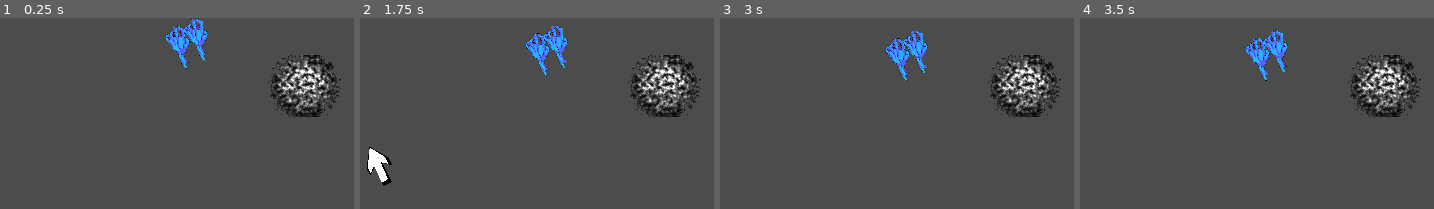
Above: before the commit, frames 1-4 (left to right).
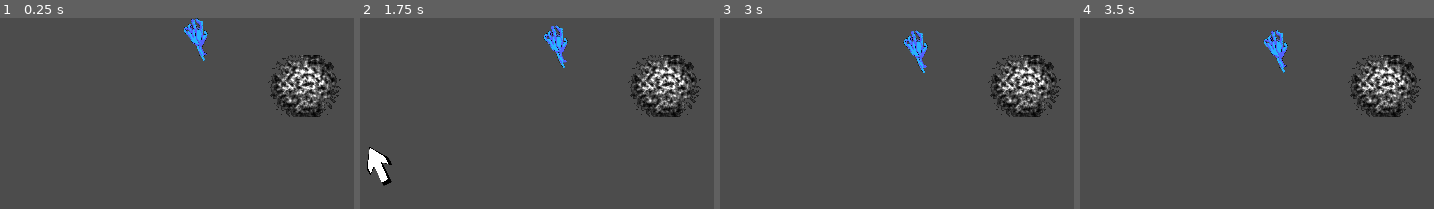
Above: after the commit, the same moments.

Repository: yimmit303/Creepy_Clown_Carnival
Game: Godot game, scene res://Minigames/Coin Game/CoinGameScene.tscn
The game is run twice, just before and just after one commit, with the same random seed, the same clock (stepped at 60 frames per second) and the same inputs. This scene is started directly instead of the project's main scene.
Inputs (mouse positions are % of the whole screen's width and height, from its top left):
- Up to frame 1 (0.25 s): no input
- Up to frame 2 (1.75 s): tap Enter at 0.5 s; move the mouse to (69, 49) at 0.52 s; hold D (move_right) 0.53-1.28 s; tap E (select) at 0.6, 1.35 s; click (69, 49) at 0.67 s; tap Space (move_jump) at 0.77, 1.52 s; move the mouse to (27, 65) at 1.27 s; hold S (move_back) from 1.28 s (still down)
- Up to frame 3 (3 s): move the mouse to (61, 33) at 2.02 s; release S (move_back) at 2.03 s; hold D (move_right) 2.03-2.78 s; tap E (select) at 2.1, 2.85 s; tap Space (move_jump) at 2.75 s; move the mouse to (44, 82) at 2.77 s; hold W (move_forward) from 2.78 s (still down); click (44, 82) at 2.92 s
- Up to frame 4 (3.5 s): keep holding W (move_forward); tap Space (move_jump) at 3.02 s
The pictures show only the part of the screen within x 26-76%, y 31-81%; the shares and areas given below are measured in that part.

The runs differ from the first frame. In frame 1, 0.7% of the frame differs, in the area x 46-54%, y 4-27%; in frame 2, 0.7%; in frame 3, 0.7%; in frame 4, 0.7%.
Error in both runs: Invalid type in function 'set_global_position' in base 'KinematicBody2D'. Cannot convert argument 1 from Nil to Vector2. (res://Minigames/Coin)

Commit message:
fINALLY worked out bugs in coin mini game

Diff:
--- a/Minigames/Coin Game/CoinGameScene.tscn
+++ b/Minigames/Coin Game/CoinGameScene.tscn
@@ -1,9 +1,10 @@
-[gd_scene load_steps=8 format=2]
+[gd_scene load_steps=9 format=2]
 
 [ext_resource path="res://Minigames/Coin Game/Scripts/PickAndGrab.gd" type="Script" id=1]
 [ext_resource path="res://Minigames/Coin Game/Materials/MousePointer.png" type="Texture" id=2]
 [ext_resource path="res://Minigames/Coin Game/Prefabs/Evilhand2.tscn" type="PackedScene" id=3]
 [ext_resource path="res://Minigames/Coin Game/Prefabs/DustBunny.tscn" type="PackedScene" id=4]
+[ext_resource path="res://Minigames/Coin Game/Prefabs/Coin.tscn" type="PackedScene" id=5]
 [ext_resource path="res://Minigames/Coin Game/Scripts/ItemSpawner.gd" type="Script" id=8]
 
 [sub_resource type="RectangleShape2D" id=1]
@@ -56,6 +57,10 @@
 shape = SubResource( 1 )
 
 [node name="Evilhand2" parent="." instance=ExtResource( 3 )]
+
+[node name="Coin" parent="." instance=ExtResource( 5 )]
+visible = false
+active = false
 
 [node name="Walls" type="Node2D" parent="."]
 
@@ -134,7 +139,9 @@
 rotation = -1.5708
 shape = SubResource( 2 )
 
+[connection signal="addOneToPlayerCoins" from="ItemSpawner" to="PlayerNode" method="_on_ItemSpawner_addOneToPlayerCoins"]
 [connection signal="spanwedCoin" from="ItemSpawner" to="Evilhand2" method="_on_ItemSpawner_spanwedCoin"]
 [connection signal="spawnCoin" from="DustBunny_Spawnable" to="ItemSpawner" method="_on_DustBunny_Spawnable_spawnCoin"]
+[connection signal="deadHand" from="Evilhand2" to="PlayerNode" method="_on_Evilhand2_deadHand"]
 [connection signal="deadHand" from="Evilhand2" to="ItemSpawner" method="_on_Evilhand2_deadHand"]
-[connection signal="deadHand" from="Evilhand2" to="PlayerNode" method="_on_Evilhand2_deadHand"]
+[connection signal="coinUpForGrabs" from="Coin" to="ItemSpawner" method="_on_Coin_coinUpForGrabs"]
--- a/Minigames/Coin Game/Prefabs/Coin.tscn
+++ b/Minigames/Coin Game/Prefabs/Coin.tscn
@@ -1,8 +1,9 @@
-[gd_scene load_steps=5 format=2]
+[gd_scene load_steps=6 format=2]
 
 [ext_resource path="res://Minigames/Coin Game/Scripts/CoinBounce.gd" type="Script" id=1]
 [ext_resource path="res://Minigames/Coin Game/Materials/MarioCoin.png" type="Texture" id=2]
 [ext_resource path="res://Minigames/Timer.tscn" type="PackedScene" id=3]
+[ext_resource path="res://Minigames/Coin Game/Scripts/Coin_send_signal.gd" type="Script" id=4]
 
 [sub_resource type="CircleShape2D" id=1]
 radius = 55.8271
@@ -11,6 +12,7 @@
 "Coin",
 ]]
 position = Vector2( 871.92, 406.945 )
+script = ExtResource( 4 )
 
 [node name="CoinKinematicBody" type="KinematicBody2D" parent="." groups=[
 "Coin",
@@ -30,7 +32,9 @@
 scale = Vector2( 0.8, 0.8 )
 shape = SubResource( 1 )
 
-[node name="Timer" parent="." instance=ExtResource( 3 )]
+[node name="Timer" parent="CoinKinematicBody" instance=ExtResource( 3 )]
+position = Vector2( -30, -40 )
 
+[connection signal="coinGone" from="CoinKinematicBody" to="." method="_on_CoinKinematicBody_coinGone"]
 [connection signal="mouse_entered" from="CoinKinematicBody" to="CoinKinematicBody" method="_on_CoinKinematicBody_mouse_entered"]
-[connection signal="time_out" from="Timer" to="CoinKinematicBody" method="_on_Timer_time_out"]
+[connection signal="time_out" from="CoinKinematicBody/Timer" to="CoinKinematicBody" method="_on_Timer_time_out"]
--- a/Minigames/Coin Game/Scripts/CoinBounce.gd
+++ b/Minigames/Coin Game/Scripts/CoinBounce.gd
@@ -7,7 +7,7 @@
 
 export var velocity = Vector2(20, -800)
 export var gravity = 500
-export var decay = 0.99
+export var decay = 1
 
 var humanScore = 0
 var evilScore = 0
@@ -15,42 +15,45 @@
 var humanTouch = 0
 var evilTouch = 0
 
-signal playerTouch
-signal enemyTouch
-
+#signal playerTouch
+#signal enemyTouch
+signal coinGone
 
 # Called when the node enters the scene tree for the first time.
 func _ready():
+	if(get_parent().active):
+		$Timer.counting = true
+		$Timer.time_left = 10
 	pass
 
 func _physics_process(delta):
-	var collision_info = move_and_collide(velocity * delta)
-	#var collision_info = move_and_slide (velocity * delta)
+	if(get_parent().active):
+		var collision_info = move_and_collide(velocity * delta)
+		#var collision_info = move_and_slide (velocity * delta)
 
-	if(collision_info):
-		velocity = velocity.bounce(collision_info.normal) * decay
+		if(collision_info):
+			velocity = velocity.bounce(collision_info.normal) * decay
 
-	if(collision_info and collision_info.collider.is_in_group("Player")):
-		#print(collision_info.collider.name)
-		#print(velocity.length())
-		humanTouch += 1
-		if(velocity.length() <= 900):
-			velocity *= 1.1
-	if(collision_info and collision_info.collider.is_in_group("Enemy")):
-		#print(collision_info.collider.name)
-		#print(velocity.length())
-		evilTouch += 1
-		if(velocity.length() <= 1000):
-			velocity *= 2.0
+		if(collision_info and collision_info.collider.is_in_group("Player")):
+			#print(collision_info.collider.name)
+			#print(velocity.length())
+			humanTouch += 1
+			if(velocity.length() <= 900):
+				velocity *= 1.1
+		if(collision_info and collision_info.collider.is_in_group("Enemy")):
+			#print(collision_info.collider.name)
+			#print(velocity.length())
+			evilTouch += 1
+			if(velocity.length() <= 1000):
+				velocity *= 2.0
 
-	velocity += Vector2(0, 1) * gravity * delta
-# Called every frame. 'delta' is the elapsed time since the previous frame.
-#func _process(delta):
-#	pass
+		velocity += Vector2(0, 1) * gravity * delta
+	# Called every frame. 'delta' is the elapsed time since the previous frame.
+	#func _process(delta):
+	#	pass
 
 
 func _on_Timer_time_out():
-	if(evilTouch < humanTouch):
-		var player = get_tree().get_root().get_node("PlayerNode")
-		player.coins += 1
-	queue_free()
+	print("time's up")
+	$Timer.counting = false
+	emit_signal("coinGone", evilTouch < humanTouch, get_path())
--- /dev/null
+++ b/Minigames/Coin Game/Scripts/Coin_send_signal.gd
@@ -0,0 +1,24 @@
+extends Node2D
+
+
+# Declare member variables here. Examples:
+# var a = 2
+# var b = "text"
+
+export var active = true
+
+signal coinUpForGrabs
+
+# Called when the node enters the scene tree for the first time.
+func _ready():
+	pass # Replace with function body.
+
+
+# Called every frame. 'delta' is the elapsed time since the previous frame.
+#func _process(delta):
+#	pass
+
+
+func _on_CoinKinematicBody_coinGone(winner, path):
+	print("send onward")
+	emit_signal("coinUpForGrabs", winner, path)
--- a/Minigames/Coin Game/Scripts/EnemyPickAndGrab.gd
+++ b/Minigames/Coin Game/Scripts/EnemyPickAndGrab.gd
@@ -69,7 +69,7 @@
 		#kinematicBody.move_and_slide(velocity)
 		var collide_info = kinematicBody.move_and_collide(velocity)
 
-		if(invincibleTimer <= 0 and collide_info.collider and collide_info.collider.is_in_group("Player") and click):
+		if(invincibleTimer <= 0 and collide_info and collide_info.collider and collide_info.collider.is_in_group("Player") and click):
 			possible_death()
 
 	#kinematicBody.set_global_position(MousePos)
--- a/Minigames/Coin Game/Scripts/ItemSpawner.gd
+++ b/Minigames/Coin Game/Scripts/ItemSpawner.gd
@@ -16,10 +16,11 @@
 var rng = RandomNumberGenerator.new()
 var my_random_number
 
-export var coinSpawnChance = 90
+export var coinSpawnChance = 0
 export var dustSpawnChance = 55
 
 signal spanwedCoin
+signal addOneToPlayerCoins
 
 # Called when the node enters the scene tree for the first time.
 func _ready():
@@ -30,10 +31,6 @@
 	evilHandPrefab = load("res://Minigames/Coin Game/Prefabs/Evilhand2.tscn")
 	dustBunnyPrefab = load("res://Minigames/Coin Game/Prefabs/DustBunny.tscn")
 
-	var temp = dustSpawnChance
-	dustSpawnChance = 100
-	_on_Evilhand2_deadHand(1)
-	dustSpawnChance = temp
 # Called every frame. 'delta' is the elapsed time since the previous frame.
 #func _process(delta):
 #	pass
@@ -46,6 +43,8 @@
 		var newCoin = coinPrefab.instance()
 		newCoin.set_name("coin")
 		add_child(newCoin)
+
+		newCoin.connect("coinUpForGrabs", self, "_on_Coin_coinUpForGrabs")
 
 		newCoin.position = rigidBody.get_global_position()
 		rng.randomize()
@@ -67,6 +66,8 @@
 		newHand.set_name("heilHydra" + str(j))
 		add_child(newHand)
 
+		newHand.connect("deadHand", self, "_on_Evilhand2_deadHand")
+
 		for i in range(0, aliveObjects.size()):
 			var child = aliveObjects[i]
 			if(child.is_in_group("Coin")):
@@ -81,3 +82,22 @@
 			newDust.set_name("dust" + str(j))
 			add_child(newDust)
 			aliveObjects.append(newDust)
+
+func _on_Coin_coinUpForGrabs(humanPointYesNo, coin):
+	print("count up")
+	print(coin)
+
+	coin = get_node(coin)
+
+	if(humanPointYesNo):
+		emit_signal("addOneToPlayerCoins")
+
+	print(coin)
+
+	for i in range(0, aliveObjects.size()):
+		var child = aliveObjects[i]
+		if(child.is_in_group("Enemy")):
+			if(child.coin == coin):
+				child.coin = null
+
+	coin.queue_free()
--- a/Minigames/Coin Game/Scripts/PickAndGrab.gd
+++ b/Minigames/Coin Game/Scripts/PickAndGrab.gd
@@ -3,7 +3,7 @@
 var MousePos
 var kinematicBody
 
-var coins = 0
+export var coins = 0
 
 func _ready():
 	kinematicBody = $PlayerKinematicBody
@@ -30,3 +30,7 @@
 	kinematicBody.set_global_position(MousePos)
 
 	#kinematicBody.set_global_position(MousePos)
+
+
+func _on_ItemSpawner_addOneToPlayerCoins():
+	coins += 1
